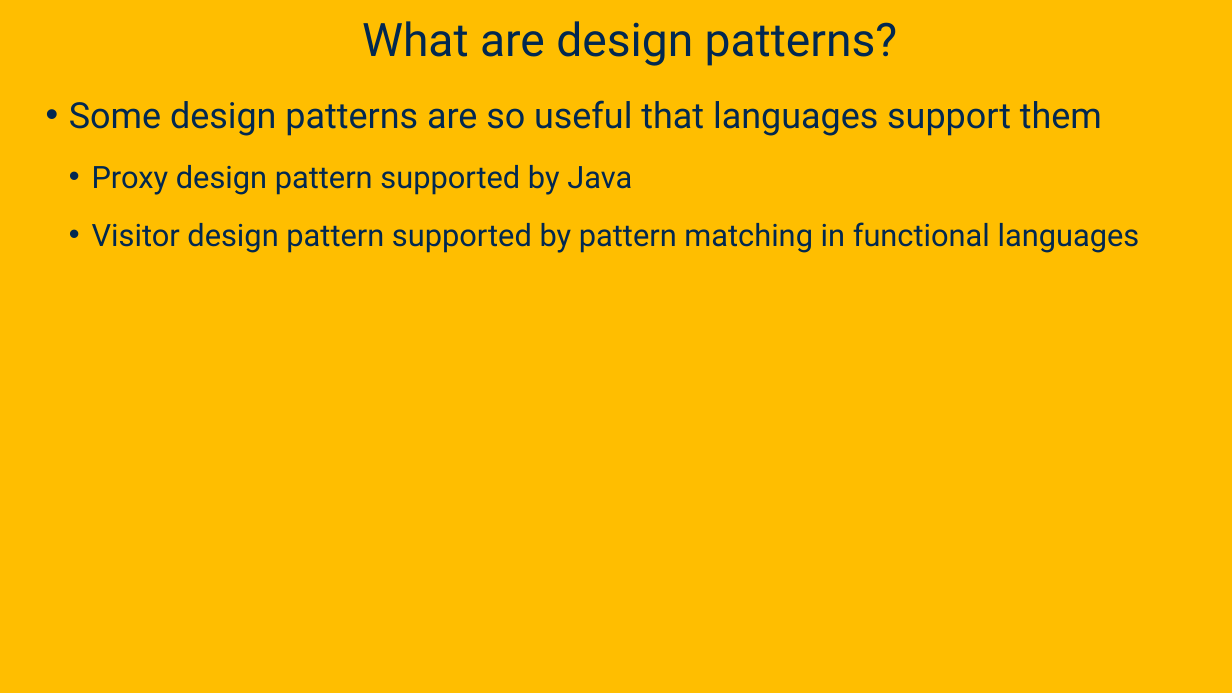
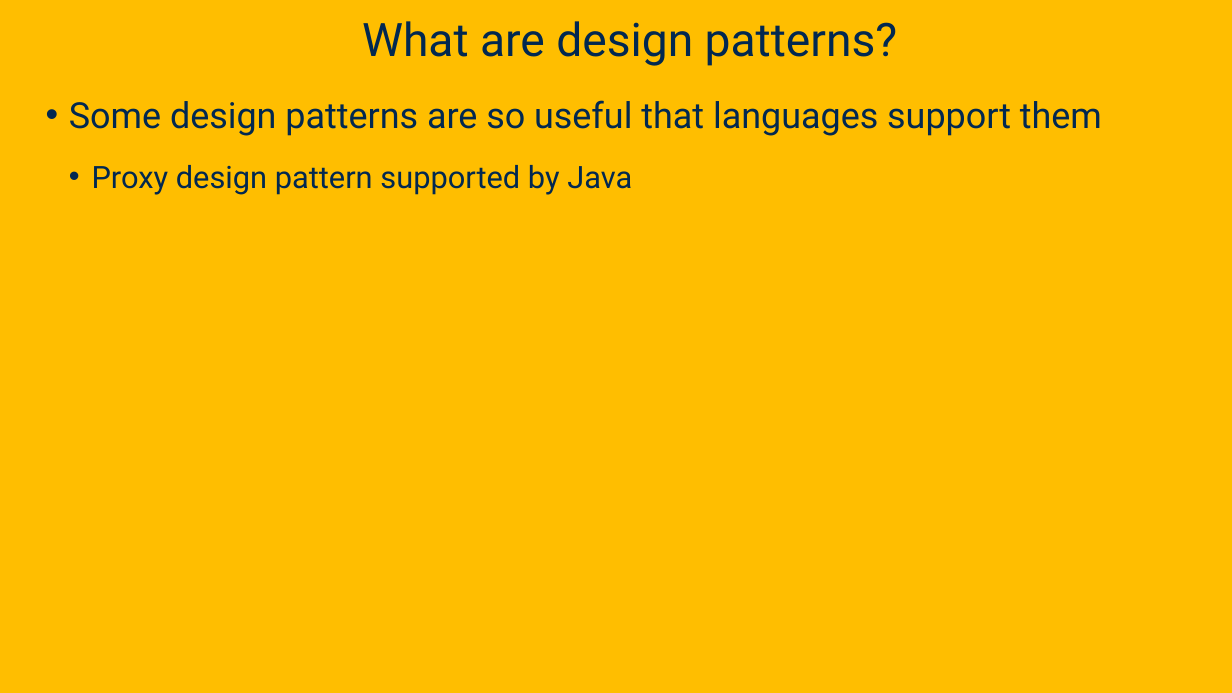
Before and after one commit to davsec-teaching/ecs160-f25, a slide deck: slide 3 of slides/8_design_patterns.pptx. Drawn at 1232x693 pixels with LibreOffice and Linux fonts; fonts in the diff are those of the drawing; background and template pictures are left out. Boxes give left, top, right and bottom in pixels: in the first picture for what was removed or moved away, otherwise in the second. Text is boxed around its words. In the diff, an @@ line names an element or a change of style, - is before the commit and + after.

```diff
--- a/slides/8_design_patterns.pptx
+++ b/slides/8_design_patterns.pptx
@@ text at (x1=92, y1=222, x2=1140, y2=253): paragraph removed @@
-  • Visitor design pattern supported by pattern matching in functional languages
```
Also in this commit, not shown: 3 other slides changed, 1 other file.
